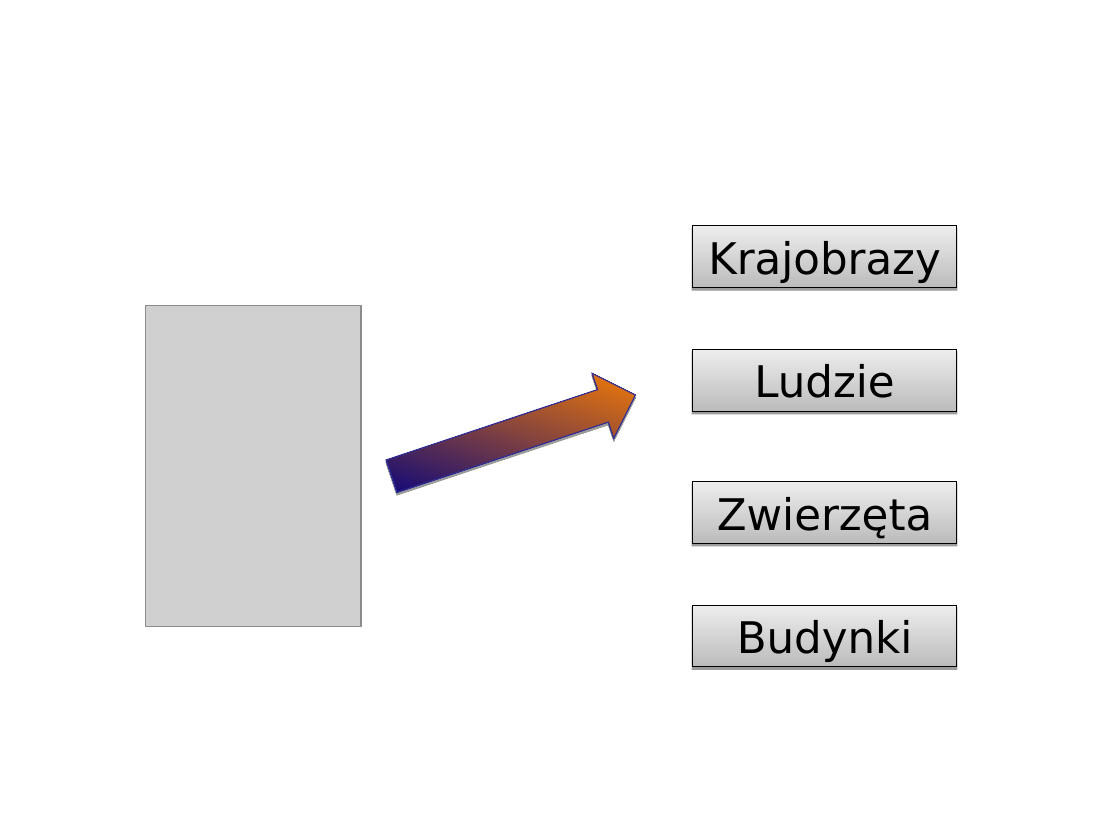
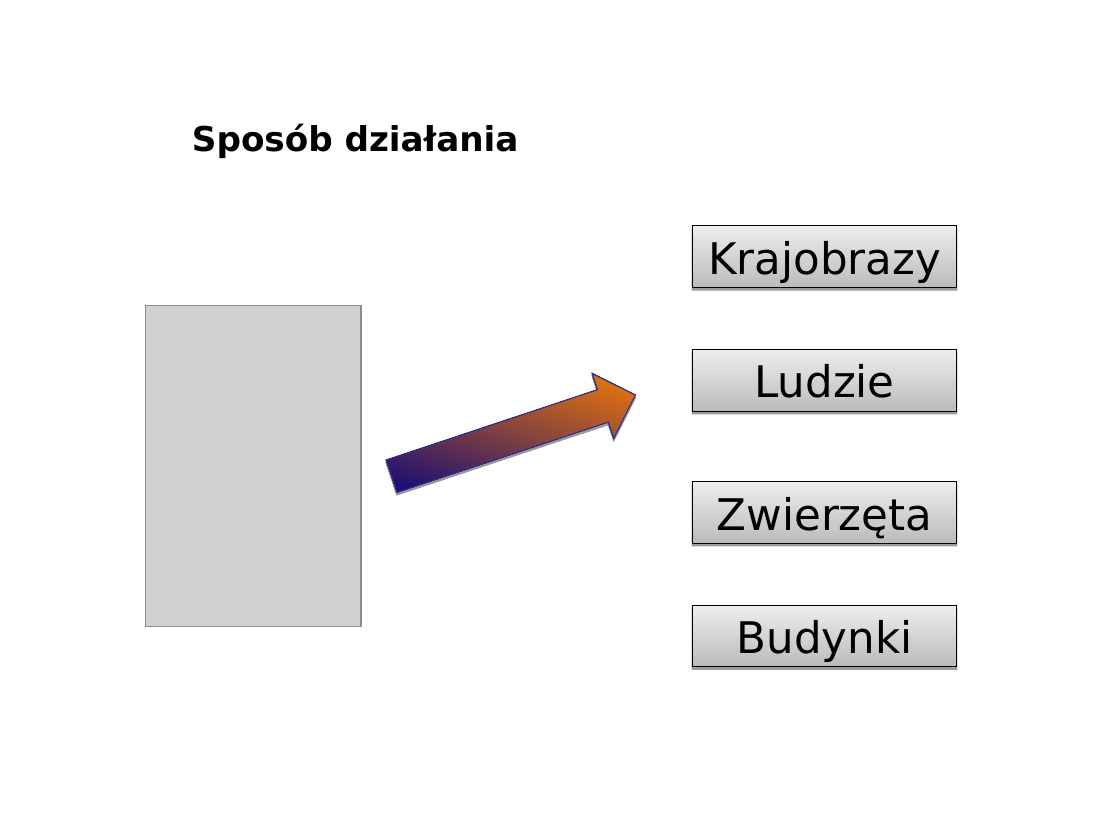
Before and after one commit to michalcichon/praca-magisterska, a slide deck: slide 4 of presentation/prezentacja-obrona.ppt. Drawn at 1120x840 pixels with LibreOffice and Linux fonts; fonts in the diff are those of the drawing; grey boxes stand for pictures; background and template pictures are left out. Boxes give left, top, right and bottom in pixels: in the first picture for what was removed or moved away, otherwise in the second. Text is boxed around its words. In the diff, an @@ line names an element or a change of style, - is before the commit and + after.

```diff
--- a/presentation/prezentacja-obrona.ppt
+++ b/presentation/prezentacja-obrona.ppt
@@ title added at <box>192,124,519,158</box>, 22 pt, text #000000, bold @@
+Sposób działania
```
Also in this commit, not shown: 3 other slides changed, 10 slides added, 1 slide removed.
